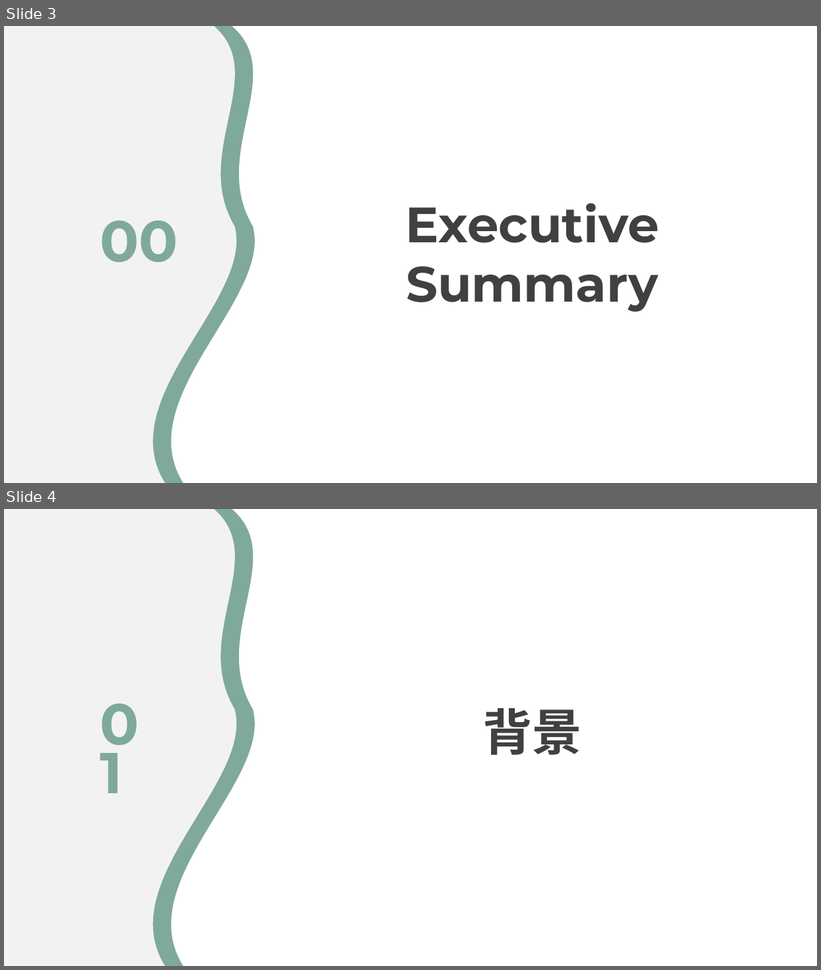
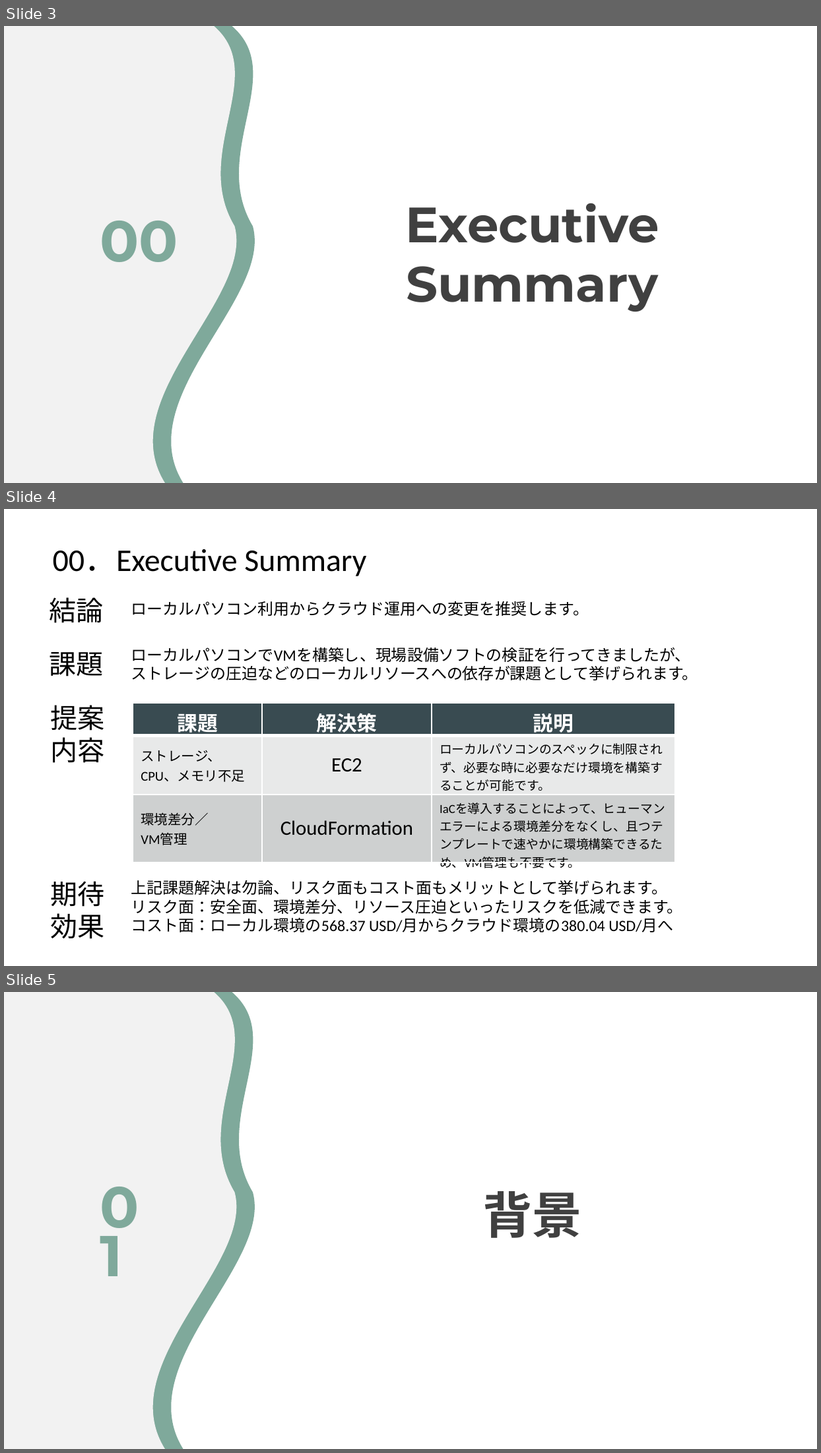
Before and after one commit to hu357159/AWS-architecture-Staging-Deployment, a slide deck: テスト環境改善提案書_Test Environment Improvement Proposal.pptx. Shown one above the other, each under a label of ours: slides 3 and 4 before the commit, slides 3, 4 and 5 after it. The pictures are 821x970 and 821x1453 pixels, drawn with LibreOffice and Linux fonts; fonts in the diff are those of the drawing. Boxes give left, top, right and bottom in pixels: in the first picture for what was removed or moved away, otherwise in the second. Text is boxed around its words. In the diff, an @@ line names an element or a change of style, - is before the commit and + after.

```diff
--- a/テスト環境改善提案書_Test Environment Improvement Proposal.pptx
+++ b/テスト環境改善提案書_Test Environment Improvement Proposal.pptx
@@ slide 4 added at box(4, 509, 817, 966), background #FFFFFF @@
@@ text added at box(53, 549, 366, 576), 28 pt, text #000000 @@
+00．Executive Summary
@@ text added at box(50, 597, 104, 623), 24 pt, text #000000 @@
+結論
@@ text added at box(131, 601, 589, 616), 14 pt, text #000000 @@
+ローカルパソコン利用からクラウド運用への変更を推奨します。
@@ text added at box(50, 652, 104, 677), 24 pt, text #000000 @@
+課題
@@ text added at box(131, 648, 698, 681), 14 pt, text #000000 @@
+ローカルパソコンでVMを構築し、現場設備ソフトの検証を行ってきましたが、
+ストレージの圧迫などのローカルリソースへの依存が課題として挙げられます。
@@ text added at box(50, 705, 104, 763), 24 pt, text #000000 @@
+提案
+内容
@@ table added at box(133, 703, 674, 873), 3 rows, 3 columns @@
+課題 | 解決策 | 説明
+ストレージ、CPU、メモリ不足 | EC2 | ローカルパソコンのスペックに制限されず、必要な時に必要なだけ環境を構築することが可能です。
+環境差分／ / VM管理 | CloudFormation | IaCを導入することによって、ヒューマンエラーによる環境差分をなくし、且つテンプレートで速やかに環境構築できるため、VM管理も不要です。
@@ text added at box(50, 881, 104, 939), 24 pt, text #000000 @@
+期待
+効果
@@ text added at box(131, 881, 683, 933), 14 pt, text #000000 @@
+上記課題解決は勿論、リスク面もコスト面もメリットとして挙げられます。
+リスク面：安全面、環境差分、リソース圧迫といったリスクを低減できます。
+コスト面：ローカル環境の568.37 USD/月からクラウド環境の380.04 USD/月へ
@@ what was slide 4 is now slide 5 @@
```
Also in this commit, not shown: 1 other slide added, 3 slides removed, 1 other file.
